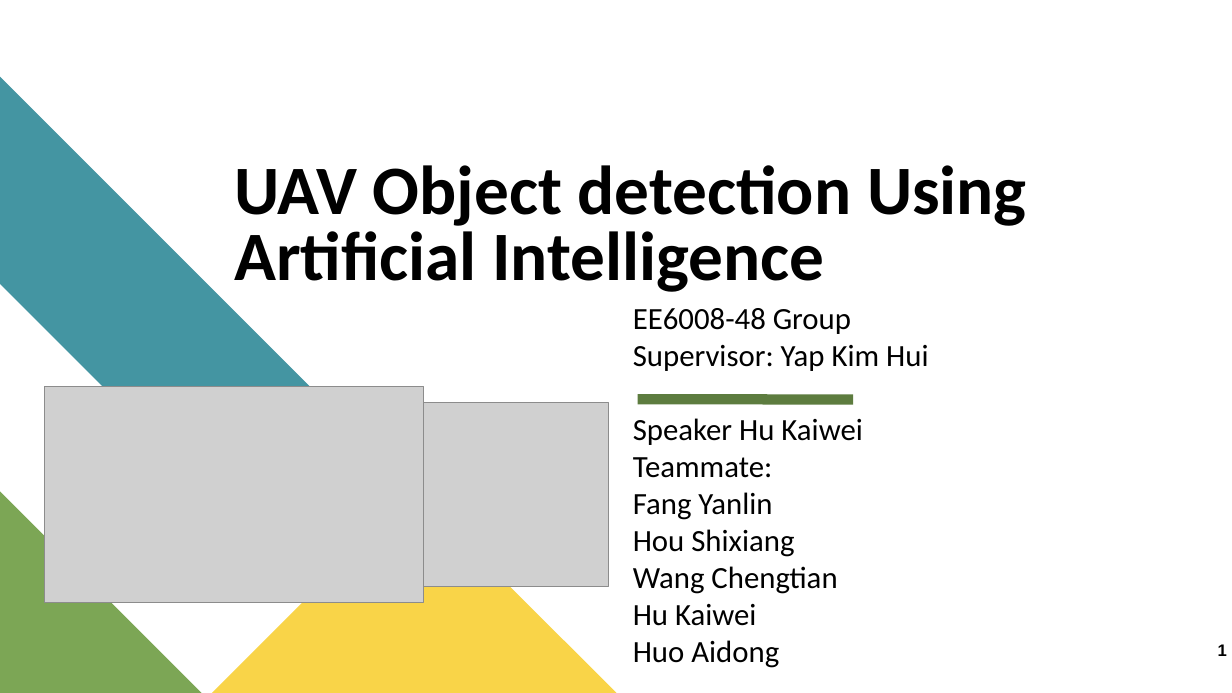
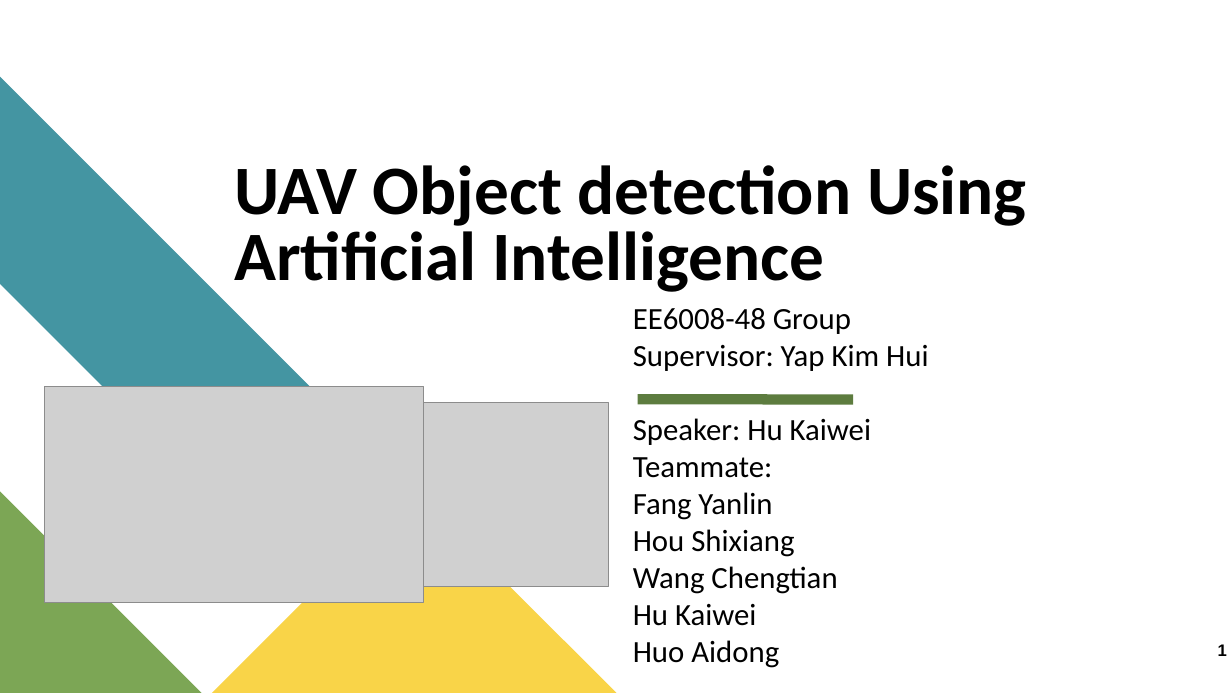
Before and after one commit to Kevin-Whoo/EE6008_48_UAV, a slide deck: slide 1 of EE6008_48_UAV_week4.pptx. Drawn at 1232x693 pixels with LibreOffice and Linux fonts; fonts in the diff are those of the drawing; grey boxes stand for pictures. Boxes give left, top, right and bottom in pixels: in the first picture for what was removed or moved away, otherwise in the second. Text is boxed around its words. In the diff, an @@ line names an element or a change of style, - is before the commit and + after.

```diff
--- a/EE6008_48_UAV_week4.pptx
+++ b/EE6008_48_UAV_week4.pptx
@@ text at box(633, 418, 871, 445): text changed @@
-Speaker Hu Kaiwei
+Speaker: Hu Kaiwei
```
Also in this commit, not shown: 3 other slides changed, 16 slides added, 6 slides removed, 6 other files.
